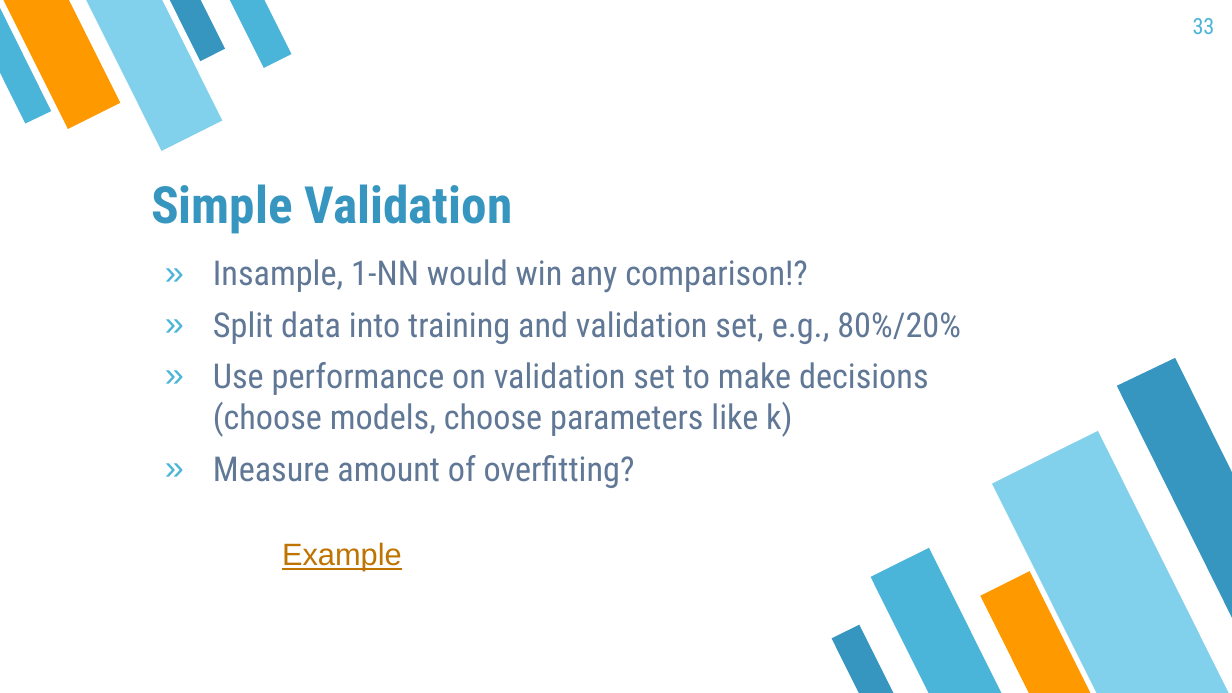
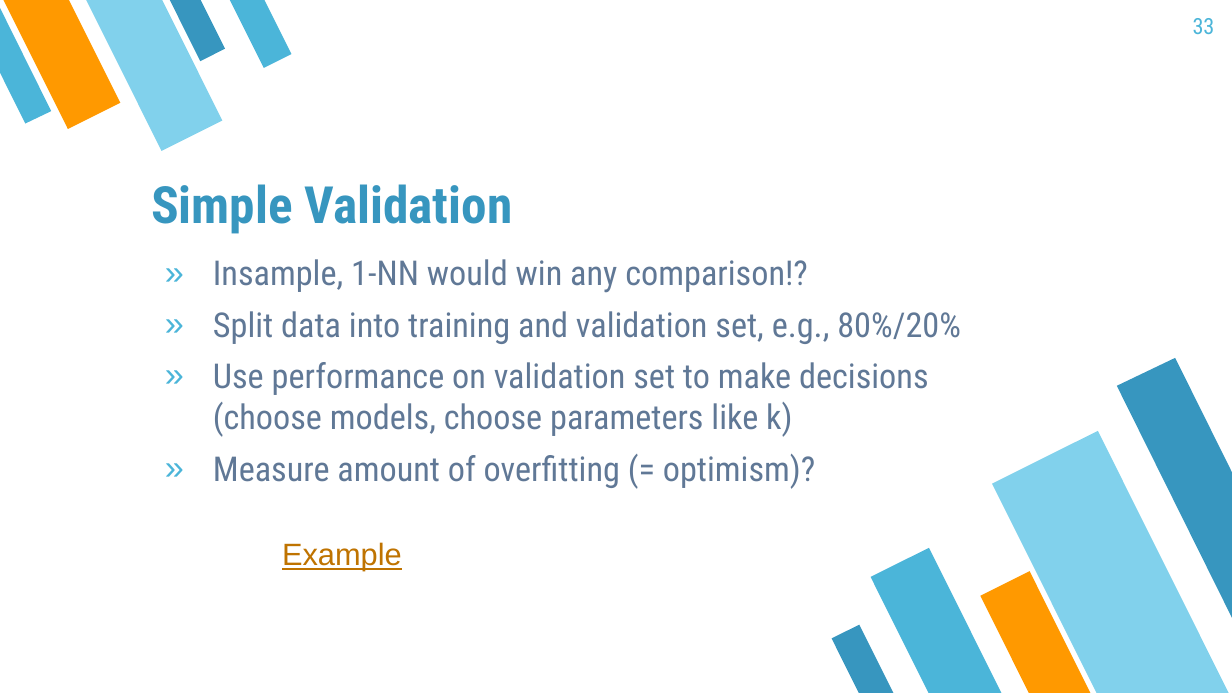
Before and after one commit to mayer79/ml_lecture, a slide deck: slide 33 of slides/ML_Lecture.pptx. Drawn at 1232x693 pixels with LibreOffice and Linux fonts; fonts in the diff are those of the drawing. Boxes give left, top, right and bottom in pixels: in the first picture for what was removed or moved away, otherwise in the second. Text is boxed around its words. In the diff, an @@ line names an element or a change of style, - is before the commit and + after.

Commit message:
added term "optimism"

```diff
--- a/slides/ML_Lecture.pptx
+++ b/slides/ML_Lecture.pptx
@@ text at [213, 454, 815, 489]: text changed @@
-» Measure amount of overfitting?
+» Measure amount of overfitting (= optimism)?
```
Also in this commit, not shown: 4 other files.
